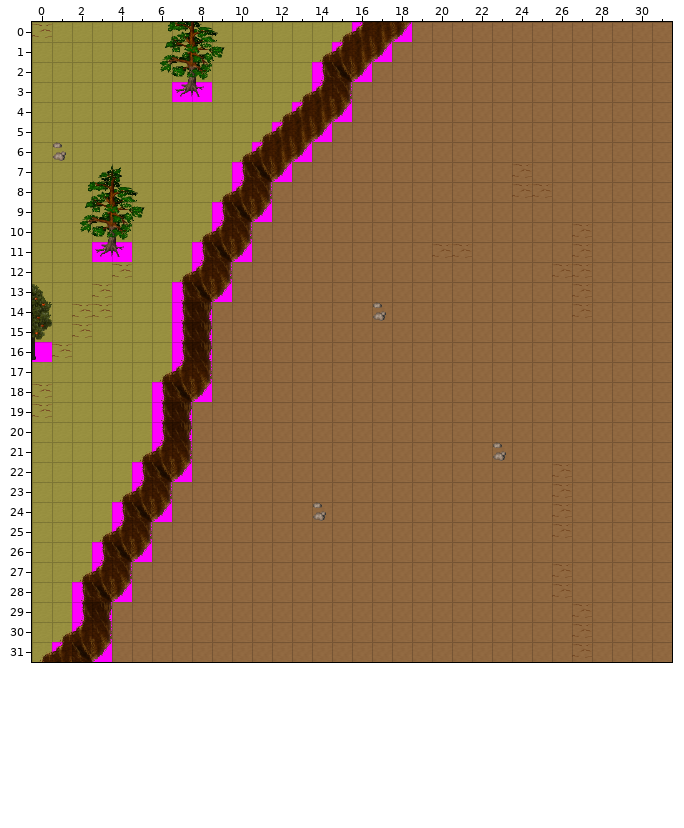
Level history. Tiled map: AndorsTrail/res/xml/level_0_orril_mountain_n2_w2_x3_y2.tmx. The picture above was drawn from the file before the commit.
Cells are 32x32 px. Shown: x 0..31, y 0..31.
After:
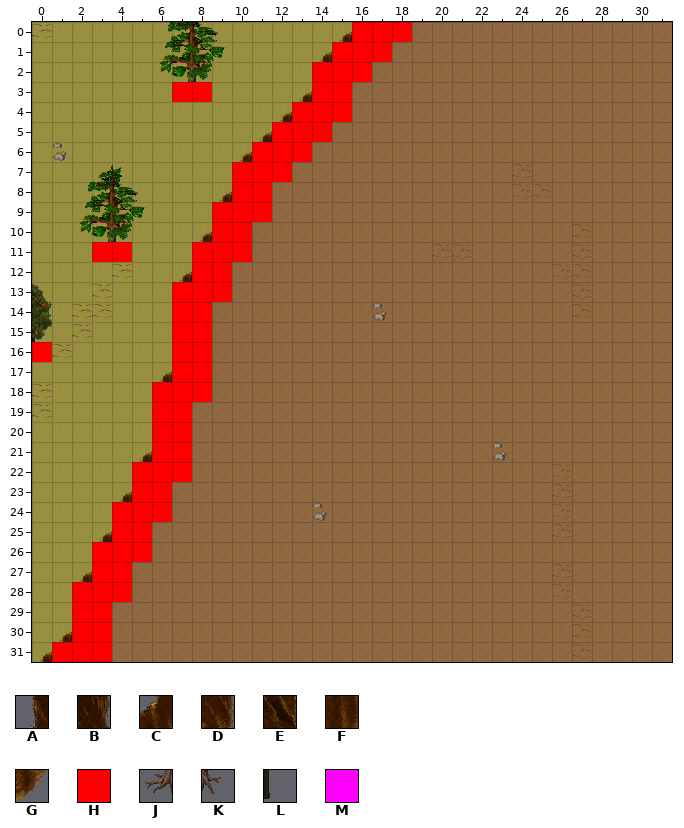
Key: from "ground_ridge_earth_dark": A 27, B 28, C 39, D 40, E 42, F 51, G 52; from "logic_collision": H 0; from "plant_tree_pine_tree": J 17, K 18; from "plant_tree_taller_trees": L 29; from "walkable_sentinel": M 0.
_ is an empty cell.
What changed:
Layer "Walkable":
Tile H now appears in row 2 at x 15; in row 7 at x 11; in row 9 at x 10; in row 11 at x 9; in row 13 at x 8; in row 18 at x 7.
Tile H now appears in row 22 at x 6; in row 24 at x 5; in row 26 at x 4; in row 28 at x 3; in row 31 at x 2.
The author changed tile M to tile H in row 0 at x 16 to 18; in row 1 at x 15 to 17; in row 2 at x 14 and 16; in row 3 at x 7 to 8 and 14 to 15; in row 4 at x 13 to 15; in row 5 at x 12 to 14.
The author changed tile M to tile H in row 6 at x 11 to 13; in row 7 at x 10 and 12; in row 8 at x 10 to 11; in row 9 at x 9 and 11; in row 10 at x 9 to 10; in row 11 at x 3 to 4, 8 and 10.
The author changed tile M to tile H in row 12 at x 8 to 9; in row 13 at x 7 and 9; in rows 14 to 15 at x 7 to 8; in row 16 at x 0 and 7 to 8; in row 17 at x 7 to 8; in row 18 at x 6 and 8.
The author changed tile M to tile H in rows 19 to 21 at x 6 to 7; in row 22 at x 5 and 7; in row 23 at x 5 to 6; in row 24 at x 4 and 6; in row 25 at x 4 to 5; in row 26 at x 3 and 5.
The author changed tile M to tile H in row 27 at x 3 to 4; in row 28 at x 2 and 4; in rows 29 to 30 at x 2 to 3; in row 31 at x 1 and 3.
Layer "Objects_stendhal" (removed):
Tile A is gone in row 2 at x 14; in row 7 at x 10; in row 9 at x 9; in row 11 at x 8; in rows 13 to 16 at x 7; in rows 18 to 20 at x 6.
Tile A is gone in row 22 at x 5; in row 24 at x 4; in row 26 at x 3; in rows 28 to 29 at x 2.
Tile B is gone in rows 14 to 16 at x 8; in rows 19 to 20 at x 7; in row 29 at x 3.
Tile C is gone in row 0 at x 16; in row 1 at x 15; in row 3 at x 14; in row 4 at x 13; in row 5 at x 12; in row 6 at x 11.
Tile C is gone in row 8 at x 10; in row 10 at x 9; in row 12 at x 8; in row 17 at x 7; in row 21 at x 6; in row 23 at x 5.
Tile C is gone in row 25 at x 4; in row 27 at x 3; in row 30 at x 2; in row 31 at x 1.
Tile D is gone in row 3 at x 15; in row 8 at x 11; in row 10 at x 10; in row 12 at x 9; in row 17 at x 8; in row 21 at x 7.
Tile D is gone in row 23 at x 6; in row 25 at x 5; in row 27 at x 4; in row 30 at x 3.
Tile E is gone in row 2 at x 15; in row 7 at x 11; in row 9 at x 10; in row 11 at x 9; in row 13 at x 8; in row 18 at x 7.
Tile E is gone in row 22 at x 6; in row 24 at x 5; in row 26 at x 4; in row 28 at x 3; in row 31 at x 2.
Tile F is gone in row 0 at x 17; in row 1 at x 16; in row 4 at x 14; in row 5 at x 13; in row 6 at x 12.
Tile G is gone in row 0 at x 18; in row 1 at x 17; in row 2 at x 16; in row 4 at x 15; in row 5 at x 14; in row 6 at x 13.
Tile G is gone in row 7 at x 12; in row 9 at x 11; in row 11 at x 10; in row 13 at x 9; in row 18 at x 8; in row 22 at x 7.
Tile G is gone in row 24 at x 6; in row 26 at x 5; in row 28 at x 4; in row 31 at x 3.
Tile J is gone in row 3 at x 7; in row 11 at x 3.
Tile K is gone in row 3 at x 8; in row 11 at x 4.
Tile L is gone in row 16 at x 0.
Pixel boxes of the changes (left, top, right, bottom) in both pictures:
changed: (52, 22, 412, 662)
changed: (32, 342, 52, 362)
